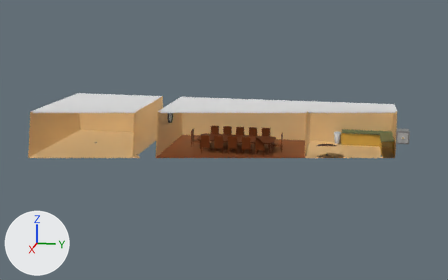
Before and after pictures for a commit that changed the FBX model Assets/Objects/House/house.fbx.
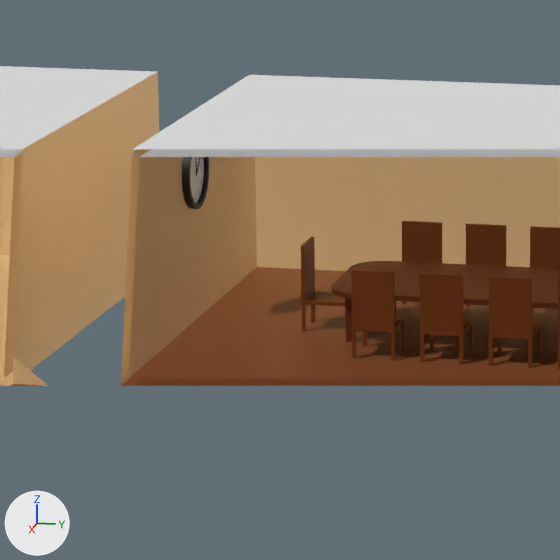
Each version is shown whole from a 50 mm lens placed at (49.15, -4.39, 11.31), pointed at (8.99, -12.42, 1.27), then close up on the part from 29% to 54% of the width and 29% to 69% of the height. Lighting does not change. The marker at lower left points along +X, +Y and +Z. Everything nearer to the camera than a plane just in front of the edit is cut away. Where no turn or scale is listed for an object, it has been applied to the vertices.

Names of what the first close-up shows: 'Clock', 'Dining Chairs', 'Dining Chairs End', 'Dining Table', 'House'.
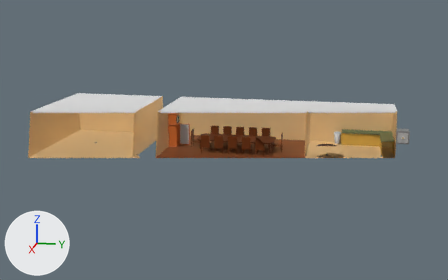
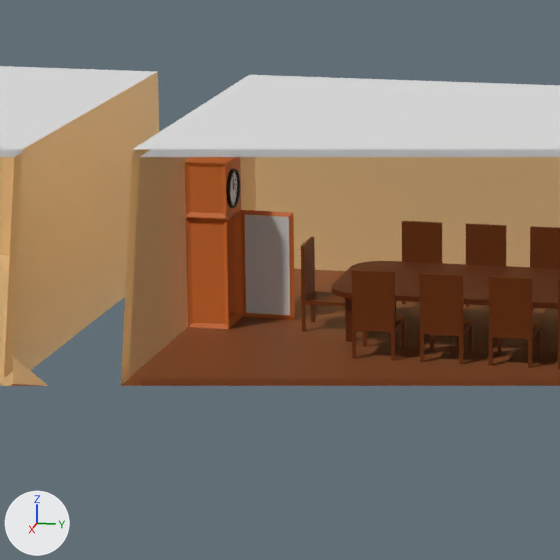
Diff of the bpy script that builds the scene:
```diff
--- a/Assets/Objects/House/house.fbx.py
+++ b/Assets/Objects/House/house.fbx.py
@@ mat_glass @@
+mat_glass = principled_material('Glass')
+mat_glass.base_color = (0.8, 0.8, 0.8)  # white #e7e7e7
+mat_glass.roughness = 0.4
@@ mat_grandfather_clock_wood @@
+mat_grandfather_clock_wood = principled_material('Grandfather Clock Wood')
+mat_grandfather_clock_wood.base_color = (0.8, 0.199, 0.0363)  # orange #e77b36
@@ me_cube_035 @@
+me_cube_035.from_pydata([(0.03, 0.06, -0.73), (0.06, 0.72, -0.73), (0.03, 0.06, 0.73), (0.06, 0.72, 0.73), (0.0, 0.0, -0.79), (0.0, 0.0, 0.79), (0.04, 0.79, 0.79), (0.04, 0.79, -0.79), (0.04, 0.06, -0.73), (0.07, 0.73, -0.73), (0.04, 0.06, 0.73), (0.07, 0.73, 0.73), (0.01, 0.0, -0.79), (0.01, 0.0, 0.79), (0.05, 0.79, 0.79), (0.05, 0.79, -0.79)], [], [(0, 2, 3, 1), (2, 0, 4, 5), (0, 1, 7, 4), (1, 3, 6, 7), (3, 2, 5, 6), (8, 9, 11, 10), (10, 13, 12, 8), (8, 12, 15, 9), (9, 15, 14, 11), (11, 14, 13, 10), (5, 4, 12, 13), (4, 7, 15, 12), (7, 6, 14, 15), (6, 5, 13, 14)])
+for i in [0, 5]: me_cube_035.polygons[i].material_index = 1
+me_cube_035.materials.append(mat_grandfather_clock_wood)  # orange #e77b36
+me_cube_035.materials.append(mat_glass)  # white #e7e7e7
@@ me_cube_023_1 @@
+me_cube_023_1.from_pydata(...)  # 44 vertices, 43 faces; spans x -0.39..0.39, y -0.3..0.3, z 0.0..2.41
+me_cube_023_1.materials.append(mat_grandfather_clock_wood)  # orange #e77b36
@@ ob_clock @@
 ob_clock = bpy.data.objects.new('Clock', me_sphere)
-ob_clock.location = (6.5, -16.95, 2.25)
+ob_clock.location = (6.5, -16.37, 2.03)
 ob_clock.rotation_euler = (1.571, 0.0, -3.142)  # degrees (90, 0, -180)
-ob_clock.scale = (0.526, 0.526, 0.526)
+ob_clock.scale = (0.283, 0.283, 0.283)
@@ ob_grandfather_clock_door @@
+ob_grandfather_clock_door = bpy.data.objects.new('Grandfather Clock Door', me_cube_035)
+ob_grandfather_clock_door.location = (6.11, -16.34, 0.84)
@@ ob_grandfather_clock @@
+ob_grandfather_clock = bpy.data.objects.new('Grandfather Clock', me_cube_023_1)
+ob_grandfather_clock.location = (6.5, -16.64, 0.05)
```

Changed parts and their boxes [x1, y1, x2, y2] in the close-ups (560 x 560 px):
'Grandfather Clock', added: after [185, 157, 243, 329]
'Grandfather Clock Door', added: after [241, 210, 295, 319]
    faces in mat_glass (white #e7e7e7): [244, 214, 290, 315]
    faces in mat_grandfather_clock_wood (orange #e77b36): [241, 210, 295, 319]
'Clock', moved, rescaled: before [182, 157, 209, 209]; after [226, 169, 240, 208]
'Hour Hand', moved, rescaled (not visible afterwards): before [196, 157, 201, 176]
'Minute Hand', moved, rescaled (not visible afterwards): before [195, 157, 197, 171]
